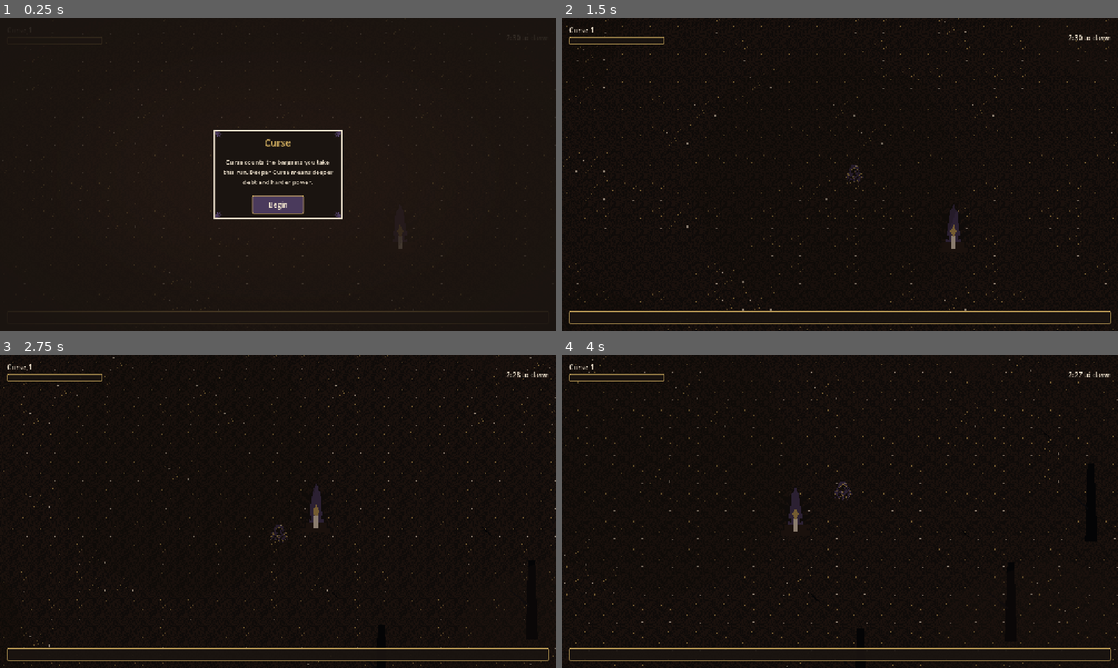
Above: before the commit, frames 1-4 (two rows, left to right).
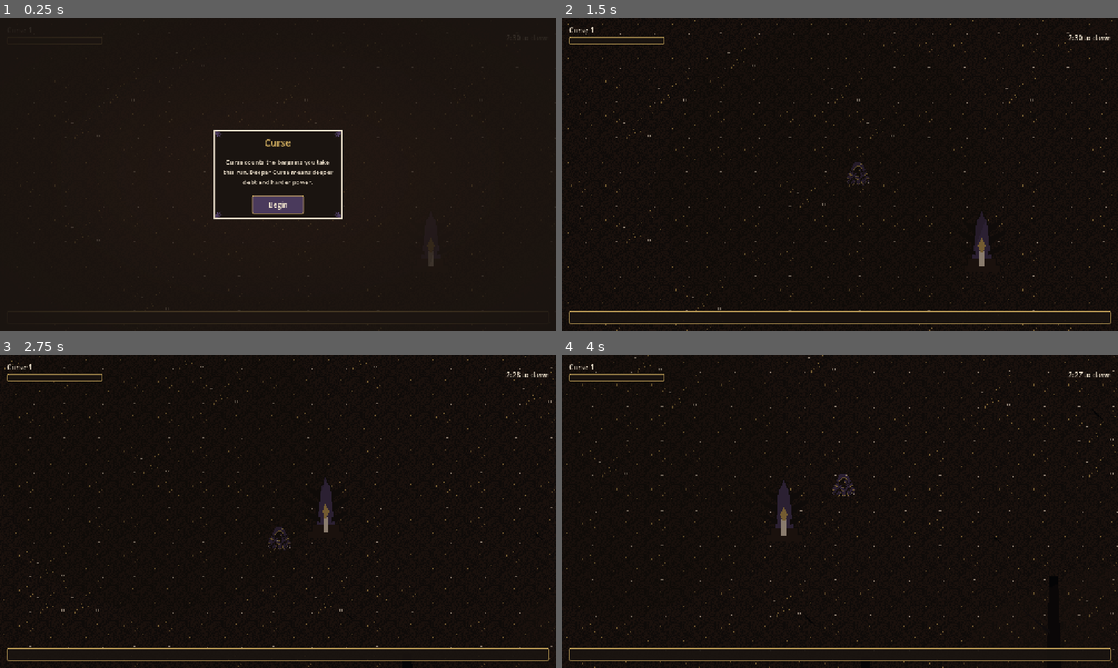
Above: after the commit, the same moments.

Repository: amzer24/sealed-chapel
Game: Godot game, scene res://scenes/main/Main.tscn
Same seed, same stepped clock (60 frames per second), same inputs: the game is played once before the commit and once after it.
Inputs (mouse positions are in pixels of both pictures, inside the frame that each line leads up to):
- Up to frame 1 (0.25 s): no input
- Up to frame 2 (1.5 s): click "Begin" at 0.5 s; tap Enter at 1.25 s; move the mouse to (962, 158) at 1.27 s; hold D from 1.28 s (still down)
- Up to frame 3 (2.75 s): move the mouse to (166, 527) at 2.02 s; release D at 2.03 s; hold S from 2.03 s (still down)
- Up to frame 4 (4 s): move the mouse to (895, 442) at 2.77 s; release S at 2.78 s; hold D 2.78-3.53 s; move the mouse to (812, 574) at 3.52 s; hold W from 3.53 s (still down)

The runs differ from the first frame. In frame 1, 0.5% of the frame differs, in the area x 0-100%, y 4-94%; in frame 2, 1.7%; in frame 3, 1.6%; in frame 4, 1.8%, in the area x 0-100%, y 0-100%.

Commit message:
scale: lock CAMERA_ZOOM 2.5 (Lee pick)

Diff:
--- a/scripts/autoload/Game.gd
+++ b/scripts/autoload/Game.gd
@@ -31,9 +31,8 @@
 ## A/B for cast scale). `Player.gd` reads this once in `_ready` and applies
 ## it to its `Camera2D.zoom`. Flip this one line and re-run to compare a
 ## candidate -- no other file needs to change. Candidates under test:
-## Vector2(1.5, 1.5), Vector2(2.0, 2.0), Vector2(2.5, 2.5). Defaulted to the
-## middle candidate since no zoom was previously set.
-const CAMERA_ZOOM := Vector2(2.0, 2.0)
+## Vector2(1.5, 1.5), Vector2(2.0, 2.0), Vector2(2.5, 2.5). Locked to 2.5 after Lee pick (1.5 cut; 2.0 vs 2.5 A/B).
+const CAMERA_ZOOM := Vector2(2.5, 2.5)
 
 ## The seven stackable bargain commons. Every id is repeatable: the same
 ## bargain can be offered and struck again in a later level-up (there is
